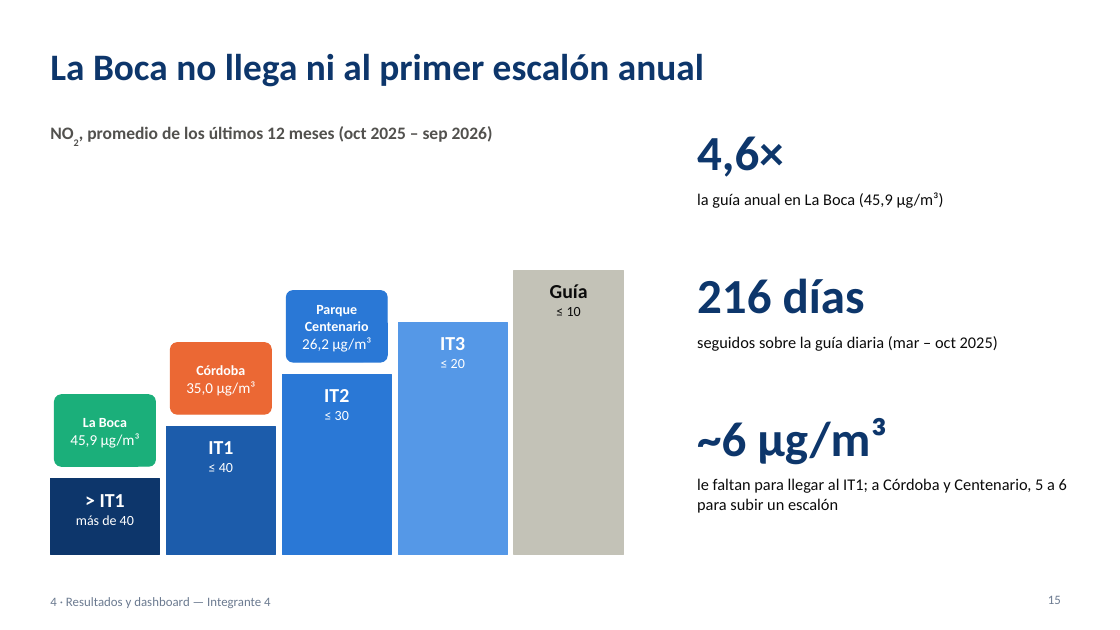
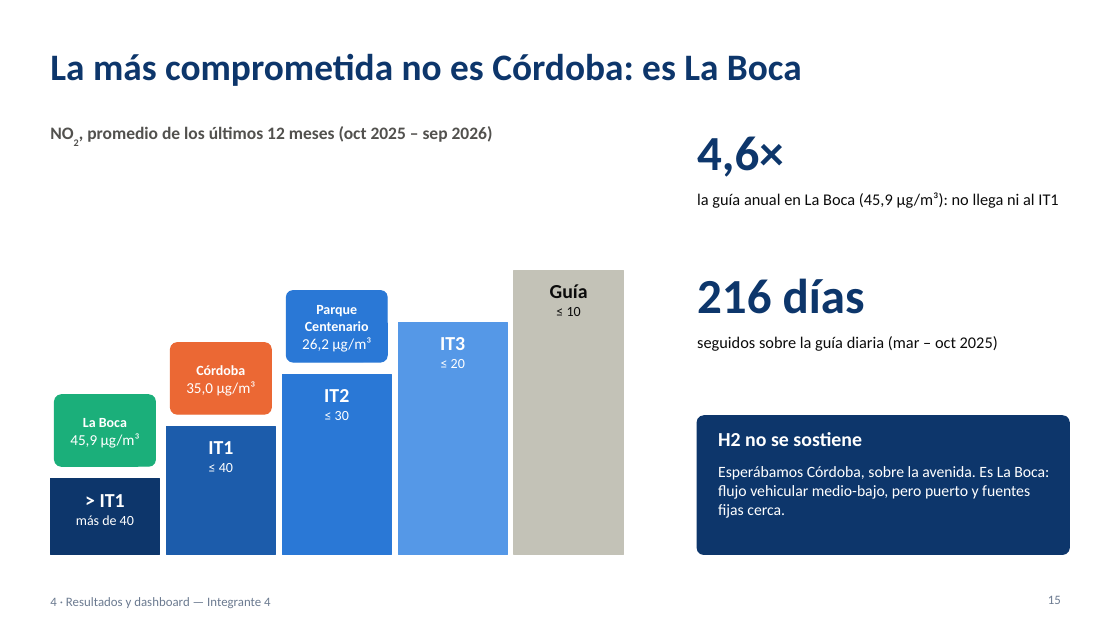
Before and after one commit to ezequielmaranda/nox-ciudad, a slide deck: slide 15 of presentacion/presentacion_tp_aire_oms.pptx. Drawn at 1120x630 pixels with LibreOffice and Linux fonts; fonts in the diff are those of the drawing. Boxes give left, top, right and bottom in pixels: in the first picture for what was removed or moved away, otherwise in the second. Text is boxed around its words. In the diff, an @@ line names an element or a change of style, - is before the commit and + after.

```diff
--- a/presentacion/presentacion_tp_aire_oms.pptx
+++ b/presentacion/presentacion_tp_aire_oms.pptx
@@ title at (x1=50, y1=53, x2=802, y2=86): text changed @@
-La Boca no llega ni al primer escalón anual
+La más comprometida no es Córdoba: es La Boca
@@ text at (x1=697, y1=192, x2=1058, y2=208): text changed @@
-la guía anual en La Boca (45,9 µg/m³)
+la guía anual en La Boca (45,9 µg/m³): no llega ni al IT1
@@ text removed at (x1=697, y1=418, x2=886, y2=465) @@
-~6 µg/m³
@@ rounded rectangle added at (x1=697, y1=416, x2=1070, y2=555), fill #0D366B, outline #0D366B 1 pt @@
@@ text at (x1=718, y1=432, x2=862, y2=446): text changed; size 14 to 17 pt; text colour #0B0B0B to #FFFFFF; bold on @@
-le faltan para llegar al IT1; a Córdoba y Centenario, 5 a 6 para subir un escalón
+H2 no se sostiene
@@ text added at (x1=718, y1=466, x2=1049, y2=518), 13.5 pt, text #FFFFFF @@
+Esperábamos Córdoba, sobre la avenida. Es La Boca: flujo vehicular medio-bajo, pero puerto y fuentes fijas cerca.
```
Also in this commit, not shown: 3 other slides changed, 6 other files.
